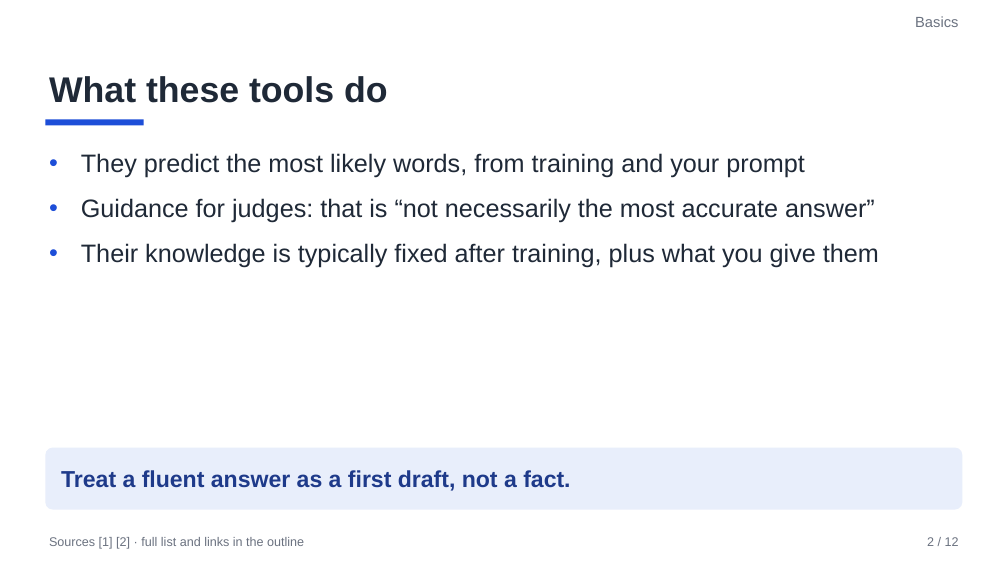
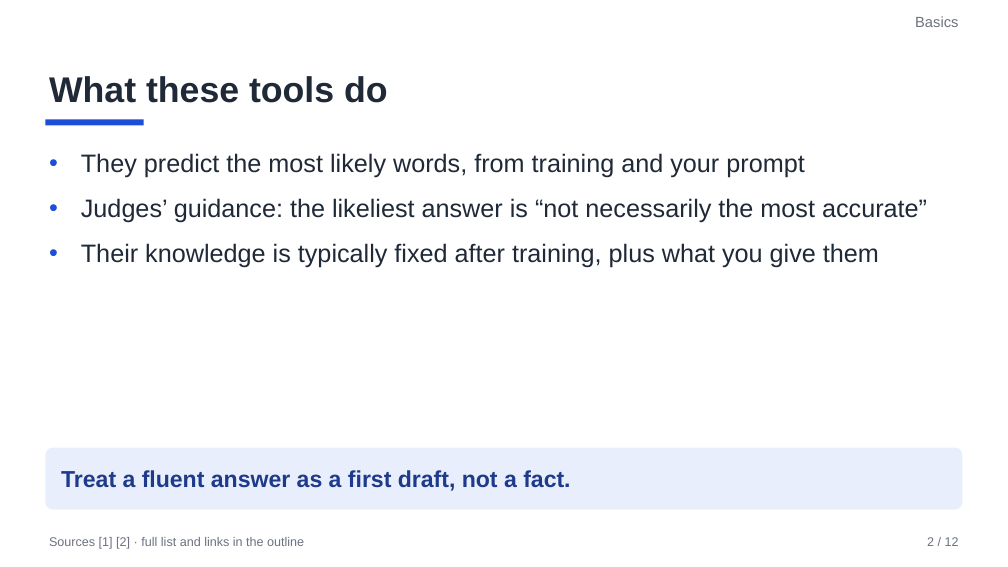
Before and after one commit to AnilKerai/applied-ai-handbook, a slide deck: slide 2 of 1-understand/talk-using-ai-at-work.pptx. Drawn at 1008x567 pixels with LibreOffice and Linux fonts; fonts in the diff are those of the drawing. Boxes give left, top, right and bottom in pixels: in the first picture for what was removed or moved away, otherwise in the second. Text is boxed around its words. In the diff, an @@ line names an element or a change of style, - is before the commit and + after.

```diff
--- a/1-understand/talk-using-ai-at-work.pptx
+++ b/1-understand/talk-using-ai-at-work.pptx
@@ text at (x1=81, y1=198, x2=927, y2=223): text changed @@
-• Guidance for judges: that is “not necessarily the most accurate answer”
+• Judges’ guidance: the likeliest answer is “not necessarily the most accurate”
```
Also in this commit, not shown: 8 other slides changed, 2 other files.
